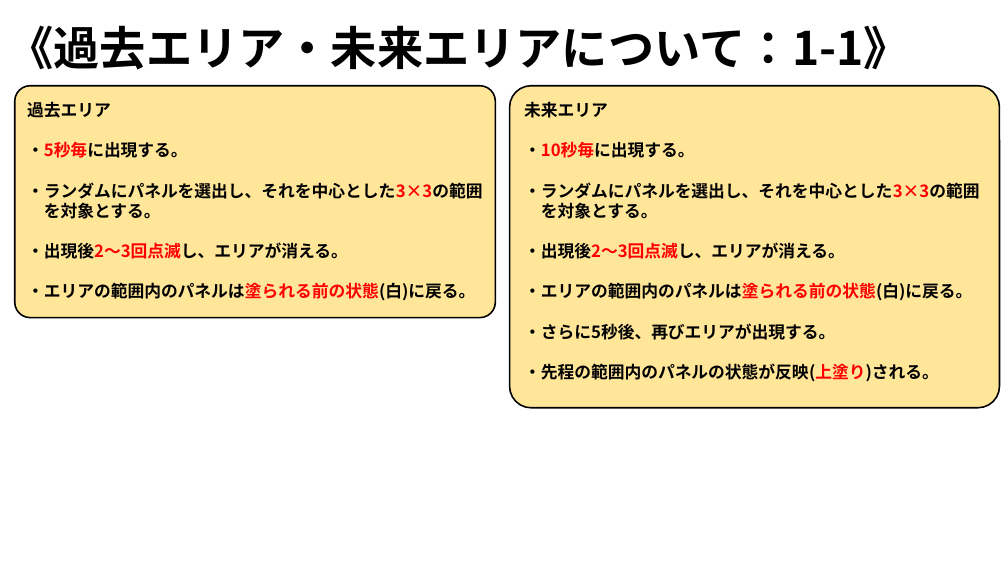
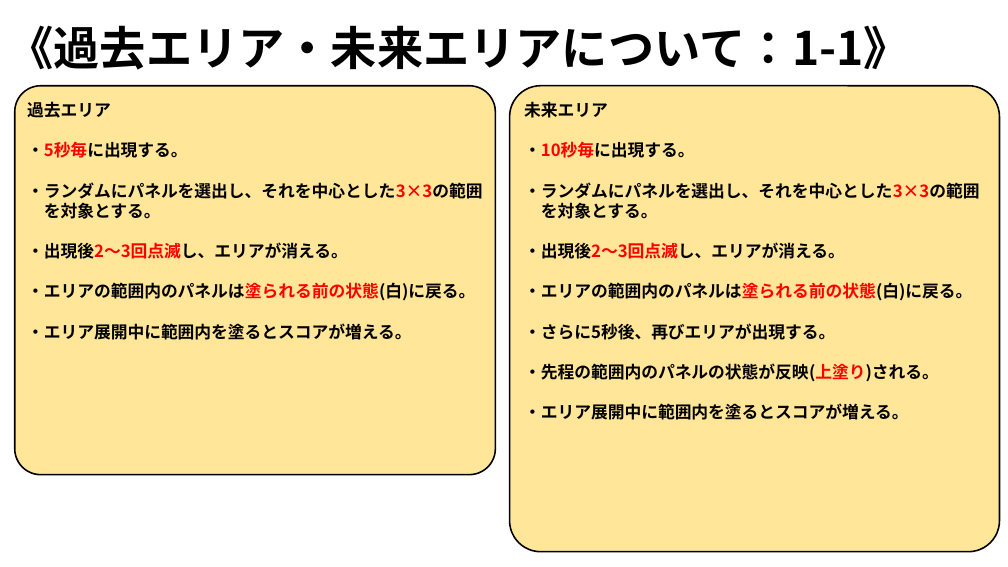
Before and after one commit to ARITA-MEIGEN/C-Team001, a slide deck: slide 34 of data/GS3_チーム2_仕様書.pptx. Drawn at 1008x567 pixels with LibreOffice and Linux fonts; fonts in the diff are those of the drawing; background and template pictures are left out. Boxes give left, top, right and bottom in pixels: in the first picture for what was removed or moved away, otherwise in the second. Text is boxed around its words. In the diff, an @@ line names an element or a change of style, - is before the commit and + after.

```diff
--- a/data/GS3_チーム2_仕様書.pptx
+++ b/data/GS3_チーム2_仕様書.pptx
@@ rounded rectangle resized from (x1=15, y1=85, x2=496, y2=318) to (x1=15, y1=85, x2=496, y2=474) @@
@@ rounded rectangle resized from (x1=510, y1=85, x2=1000, y2=408) to (x1=510, y1=85, x2=1000, y2=551) @@
@@ text at (x1=27, y1=323, x2=411, y2=340): paragraph added @@
+・エリア展開中に範囲内を塗るとスコアが増える。
@@ text at (x1=524, y1=403, x2=908, y2=420): paragraph added @@
+・エリア展開中に範囲内を塗るとスコアが増える。
```
Also in this commit, not shown: 5 other slides changed, 2 slides added.
